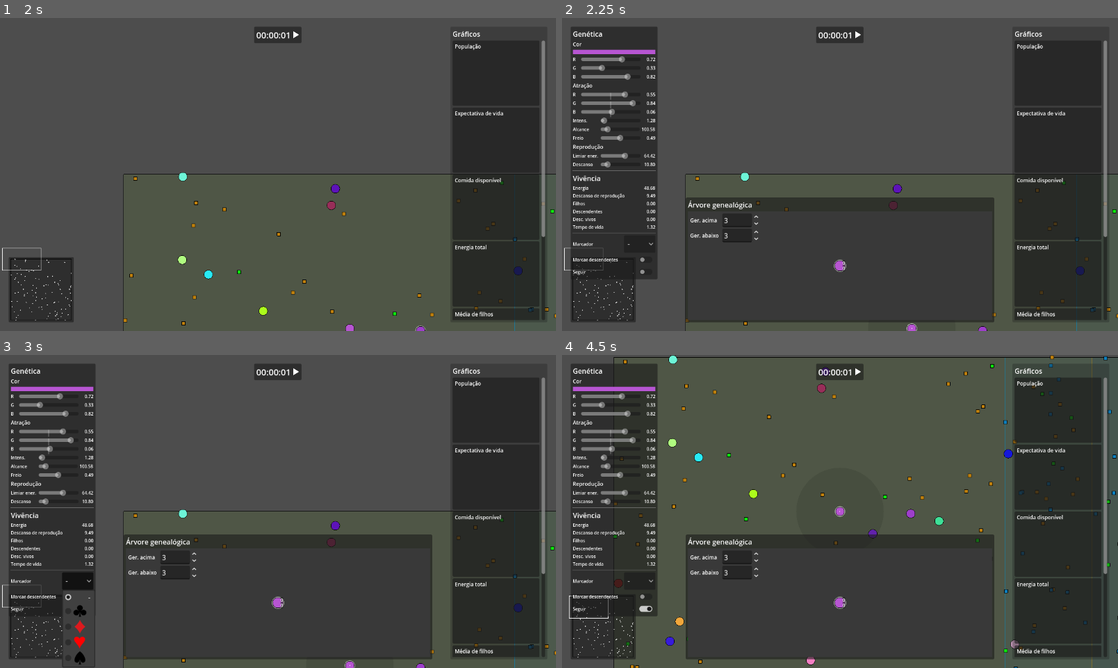
Above: before the commit, frames 1-4 (two rows, left to right).
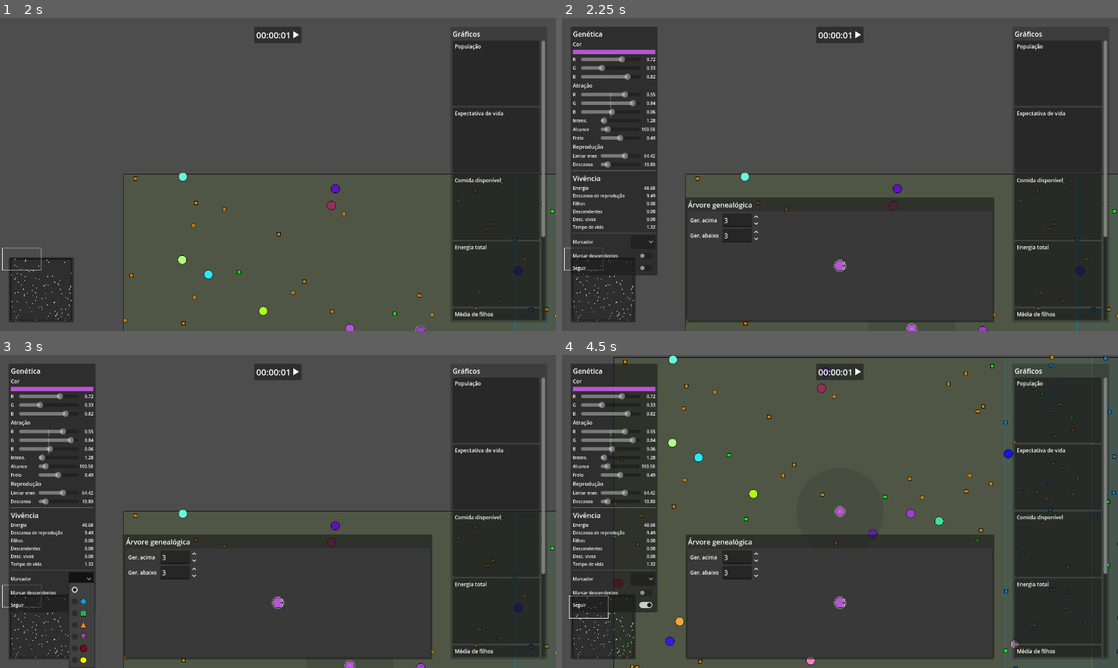
Above: after the commit, the same moments.

Repository: rodrigo-borges/attract-repel
Game: Godot game, scene res://world/world.tscn
Two runs of this game, one before a commit and one after it. Both use one fixed random seed, a clock stepped at 60 frames per second and the inputs below. The project has no main scene, so this scene is started directly.
Inputs (mouse positions are in pixels of both pictures, inside the frame that each line leads up to; where the layout moved, square brackets give the same spot in the first picture):
- Up to frame 1 (2 s): move the mouse to (517, 330) at 0.52 s; hold D (right) 0.53-1.25 s; hold F (follow) 0.53-1.25 s; click (294, 33) at 1.25 s
- Up to frame 2 (2.25 s): tap Enter at 2 s; move the mouse to (912, 327) at 2.02 s; hold S (down) from 2.03 s (still down); click (912, 327) at 2.1 s
- Up to frame 3 (3 s): release S (down) at 2.75 s; click (83, 580) [77, 580] at 2.75 s
- Up to frame 4 (4.5 s): click (645, 592) [645, 596] at 3.5 s; click (645, 605) [645, 608] at 4.25 s

Frame 1 is identical in both runs. In frame 2, 0.3% of the frame differs, in the area x 2-18%, y 70-84%; in frame 3, 0.7%, in the area x 2-17%, y 69-100%; in frame 4, 0.4%.

Commit message:
Transfere marcadores do vessel para os dados da criatura

Diff:
--- a/entities/creature/creature_data.gd
+++ b/entities/creature/creature_data.gd
@@ -30,6 +30,7 @@
 var children:Array[CreatureData]
 var vessel:CreatureVessel
 var lifespan:float
+var marker:Marker
 
 
 func mutate() -> void:
@@ -63,6 +64,7 @@
 		attraction, intensity, sense_radius,
 		reproduction_energy_threshold, reproduction_cooldown,
 		brake,)
+	creature.marker = marker
 	creature.mutate()
 	creature.parent = self
 	children.append(creature)
--- a/entities/creature/creature_vessel.gd
+++ b/entities/creature/creature_vessel.gd
@@ -41,11 +41,6 @@
 var reproduction_cooldowm_timer:Timer
 var attraction_line:Line2D
 var brake_line:Line2D
-var marker:Marker:
-	set(value):
-		marker = value
-		if marker_sprite != null:
-			update_marker()
 var marker_sprite:Sprite2D
 var draw_force_lines:bool = false
 var draw_sense_radius:bool = false
@@ -93,7 +88,7 @@
 
 	marker_sprite = Sprite2D.new()
 	add_child(marker_sprite)
-	marker_sprite.set_scale(Vector2(.5, .5))
+	marker_sprite.set_scale(Vector2(.75, .75))
 	update_marker()
 
 func _process(_delta:float) -> void:
@@ -166,7 +161,6 @@
 	reproduction_cooldowm_timer.start(reproduction_cooldown)
 	var child_data:CreatureData = data.reproduce()
 	var child_vessel = CreatureVessel.create(child_data, energy/2.)
-	child_vessel.marker = marker
 	reproduced.emit(child_vessel)
 	energy /= 2.
 	return child_vessel
@@ -179,9 +173,9 @@
 	queue_free()
 
 func update_marker() -> void:
-	var new_texture:Texture2D = null if marker == null else marker.texture
+	var new_texture:Texture2D = null if data.marker == null else data.marker.texture
 	marker_sprite.set_texture(new_texture)
-	marker_sprite.set_visible(marker!=null)
+	marker_sprite.set_visible(data.marker!=null)
 
 func toggle_draw_los(toggled_on:bool) -> void:
 	if toggled_on != draw_sense_radius:
--- a/marker/clubs.tres
+++ /dev/null
@@ -1,8 +0,0 @@
-[gd_resource type="Resource" script_class="Marker" load_steps=3 format=3 uid="uid://cm387dwmdbjiq"]
-
-[ext_resource type="Script" uid="uid://dk4u4ejdblm12" path="res://marker/marker.gd" id="1_6hrw1"]
-[ext_resource type="Texture2D" uid="uid://dqx54s4pnjas6" path="res://marker/clubs_32.png" id="2_dcnie"]
-
-[resource]
-script = ExtResource("1_6hrw1")
-texture = ExtResource("2_dcnie")
--- a/marker/diamonds.tres
+++ /dev/null
@@ -1,8 +0,0 @@
-[gd_resource type="Resource" script_class="Marker" load_steps=3 format=3 uid="uid://cx5suhgbechty"]
-
-[ext_resource type="Script" uid="uid://dk4u4ejdblm12" path="res://marker/marker.gd" id="1_ck4o1"]
-[ext_resource type="Texture2D" uid="uid://c04dbgvlpj6ud" path="res://marker/diamonds_32.png" id="2_ovfa8"]
-
-[resource]
-script = ExtResource("1_ck4o1")
-texture = ExtResource("2_ovfa8")
--- a/marker/hearts.tres
+++ /dev/null
@@ -1,8 +0,0 @@
-[gd_resource type="Resource" script_class="Marker" load_steps=3 format=3 uid="uid://dlhbaol51l1eg"]
-
-[ext_resource type="Script" uid="uid://dk4u4ejdblm12" path="res://marker/marker.gd" id="1_mwsy6"]
-[ext_resource type="Texture2D" uid="uid://c2ny10x2koiaj" path="res://marker/hearts_32.png" id="2_khff6"]
-
-[resource]
-script = ExtResource("1_mwsy6")
-texture = ExtResource("2_khff6")
--- a/marker/spades.tres
+++ /dev/null
@@ -1,8 +0,0 @@
-[gd_resource type="Resource" script_class="Marker" load_steps=3 format=3 uid="uid://wub3am8kt3yd"]
-
-[ext_resource type="Script" uid="uid://dk4u4ejdblm12" path="res://marker/marker.gd" id="1_ta0q0"]
-[ext_resource type="Texture2D" uid="uid://db52gkpoao1ox" path="res://marker/spades_32.png" id="2_5syl6"]
-
-[resource]
-script = ExtResource("1_ta0q0")
-texture = ExtResource("2_5syl6")
--- a/world/hud/creature_card/creature_card.gd
+++ b/world/hud/creature_card/creature_card.gd
@@ -41,8 +41,7 @@
 		repr_threshold.value = creature.reproduction_energy_threshold
 		repr_cooldown.value = creature.reproduction_cooldown
 		update_life()
-		if creature.vessel != null:
-			marker_selector.update_marker_from_creature(creature.vessel)
+		marker_selector.update_marker_from_creature(creature)
 
 func update_life() -> void:
 	if creature != null:
@@ -66,9 +65,14 @@
 		mark(marker_selector.get_selected_marker())
 
 func mark(marker:Marker) -> void:
-	if creature != null and creature.vessel != null:
-		creature.vessel.marker = marker
+	if creature != null:
+		mark_creature(creature, marker)
 		if mark_desc_bt.button_pressed:
-			var desc:Array[CreatureVessel] = creature.vessel.get_descendents_vessels()
+			var desc:Array[CreatureData] = creature.get_descendents()
 			for d in desc:
-				d.marker = marker
+				mark_creature(d, marker)
+
+func mark_creature(_creature:CreatureData, marker:Marker) -> void:
+	_creature.marker = marker
+	if _creature.vessel != null:
+		_creature.vessel.update_marker()
--- a/world/hud/creature_card/creature_card.tscn
+++ b/world/hud/creature_card/creature_card.tscn
@@ -8,10 +8,42 @@
 [ext_resource type="LabelSettings" uid="uid://llfhtfilv8mq" path="res://world/hud/attribute_label_setting.tres" id="6_s1ufy"]
 [ext_resource type="Script" uid="uid://bje6mc8w70umh" path="res://world/hud/creature_card/marker_button.gd" id="7_uykr0"]
 [ext_resource type="Script" uid="uid://dk4u4ejdblm12" path="res://marker/marker.gd" id="8_i74sm"]
-[ext_resource type="Resource" uid="uid://cm387dwmdbjiq" path="res://marker/clubs.tres" id="9_fk8es"]
-[ext_resource type="Resource" uid="uid://cx5suhgbechty" path="res://marker/diamonds.tres" id="10_cwok2"]
-[ext_resource type="Resource" uid="uid://dlhbaol51l1eg" path="res://marker/hearts.tres" id="11_vsd1d"]
-[ext_resource type="Resource" uid="uid://wub3am8kt3yd" path="res://marker/spades.tres" id="12_spcei"]
+[ext_resource type="Texture2D" uid="uid://e53vfsobi18q" path="res://marker/blue_diamond.png" id="9_khktn"]
+[ext_resource type="Texture2D" uid="uid://d05a1rovd0fr3" path="res://marker/green_square.png" id="10_71dvv"]
+[ext_resource type="Texture2D" uid="uid://cgkft44qriu14" path="res://marker/orange_triangle.png" id="11_yb8vw"]
+[ext_resource type="Texture2D" uid="uid://b3mdik2abcgxh" path="res://marker/purple_triangle.png" id="12_fmcfy"]
+[ext_resource type="Texture2D" uid="uid://b8l4o5nn47x8o" path="res://marker/red_circle.png" id="13_qe86j"]
+[ext_resource type="Texture2D" uid="uid://dp2wumfms72vr" path="res://marker/yellow_hexagon.png" id="14_owo5i"]
+
+[sub_resource type="Resource" id="Resource_mmbpv"]
+script = ExtResource("8_i74sm")
+texture = ExtResource("9_khktn")
+metadata/_custom_type_script = "uid://dk4u4ejdblm12"
+
+[sub_resource type="Resource" id="Resource_kytwh"]
+script = ExtResource("8_i74sm")
+texture = ExtResource("10_71dvv")
+metadata/_custom_type_script = "uid://dk4u4ejdblm12"
+
+[sub_resource type="Resource" id="Resource_tuc3y"]
+script = ExtResource("8_i74sm")
+texture = ExtResource("11_yb8vw")
+metadata/_custom_type_script = "uid://dk4u4ejdblm12"
+
+[sub_resource type="Resource" id="Resource_gho3q"]
+script = ExtResource("8_i74sm")
+texture = ExtResource("12_fmcfy")
+metadata/_custom_type_script = "uid://dk4u4ejdblm12"
+
+[sub_resource type="Resource" id="Resource_ygccs"]
+script = ExtResource("8_i74sm")
+texture = ExtResource("13_qe86j")
+metadata/_custom_type_script = "uid://dk4u4ejdblm12"
+
+[sub_resource type="Resource" id="Resource_vlr37"]
+script = ExtResource("8_i74sm")
+texture = ExtResource("14_owo5i")
+metadata/_custom_type_script = "uid://dk4u4ejdblm12"
 
 [node name="CreatureCard" type="PanelContainer"]
 custom_minimum_size = Vector2(200, 0)
@@ -157,8 +189,9 @@
 size_flags_horizontal = 10
 size_flags_vertical = 4
 focus_mode = 0
+allow_reselect = true
 script = ExtResource("7_uykr0")
-markers = Array[ExtResource("8_i74sm")]([ExtResource("9_fk8es"), ExtResource("10_cwok2"), ExtResource("11_vsd1d"), ExtResource("12_spcei")])
+markers = Array[ExtResource("8_i74sm")]([SubResource("Resource_mmbpv"), SubResource("Resource_kytwh"), SubResource("Resource_tuc3y"), SubResource("Resource_gho3q"), SubResource("Resource_ygccs"), SubResource("Resource_vlr37")])
 
 [node name="HBoxContainer2" type="HBoxContainer" parent="MarginContainer/VBoxContainer"]
 layout_mode = 2
--- a/world/hud/creature_card/marker_button.gd
+++ b/world/hud/creature_card/marker_button.gd
@@ -7,12 +7,12 @@
 
 
 func _ready() -> void:
-	add_item("-")
+	add_item(" ")
 	for m in markers:
 		add_icon_item(m.texture, m.resource_name)
 	item_selected.connect(_on_item_selected)
 
-func update_marker_from_creature(creature:CreatureVessel) -> void:
+func update_marker_from_creature(creature:CreatureData) -> void:
 	var idx:int = 0
 	if creature.marker != null:
 		idx = markers.find(creature.marker) + 1
Binary file added: marker/blue_diamond.png
Not shown, changed: marker/blue_diamond.png.import
Binary file removed: marker/clubs.png
Not shown, removed: marker/clubs.png.import
Binary file removed: marker/clubs_32.png
Not shown, removed: marker/clubs_32.png.import
Binary file removed: marker/diamonds.png
Binary file removed: marker/diamonds_32.png
Binary file added: marker/green_square.png
Not shown, changed: marker/green_square.png.import
Binary file removed: marker/hearts.png
Binary file removed: marker/hearts_32.png
(and 12 more such lines)
